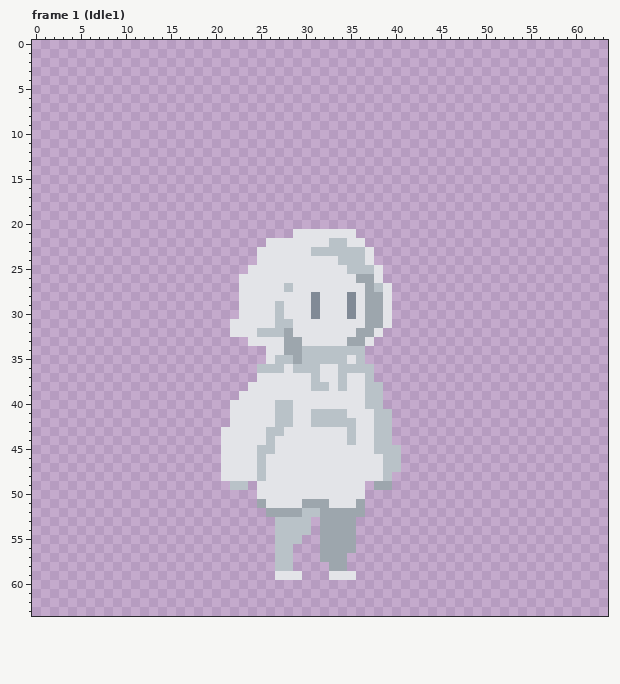
Pixel-art file -- Game Off Game Jam Prototype/Assets/Textures/Character/Character.aseprite. The picture above is the old version.
64x64 pixels, 46 frames. Colours within 5 levels of each other are drawn and written as one. Shown: frame 1 (Idle1). The commit also changed other frames, which this record leaves out.
After the commit:
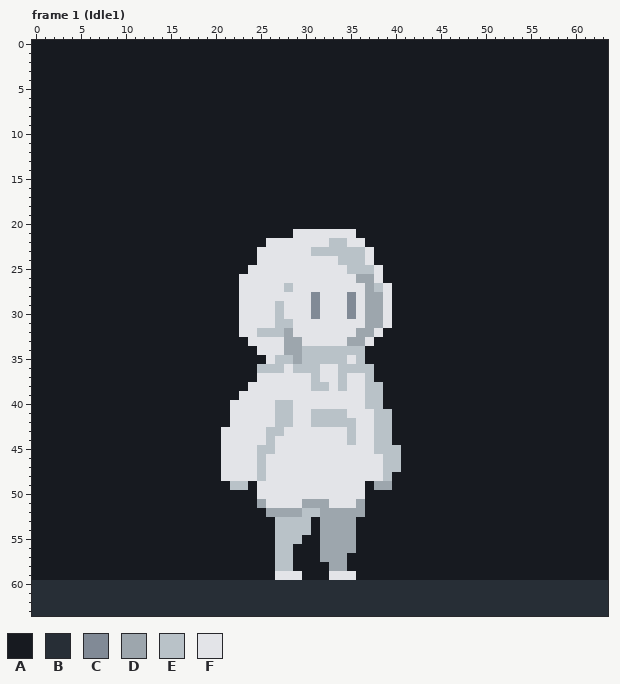
Palette (. is transparent): A #171a20  B #272e36  C #818a96  D #9da6ad  E #b9c2c8  F #e3e4e8
Edits made:
layer "BG" now shown
Frame 1 (Idle1), layers "Layer 3 Copy Copy Copy", "BG":
y 0..20: x 0..63 ................................................................ -> AAAAAAAAAAAAAAAAAAAAAAAAAAAAAAAAAAAAAAAAAAAAAAAAAAAAAAAAAAAAAAAA
y 21: x 0..28 ............................. -> AAAAAAAAAAAAAAAAAAAAAAAAAAAAA; x 36..63 ............................ -> AAAAAAAAAAAAAAAAAAAAAAAAAAAA
y 22: x 0..25 .......................... -> AAAAAAAAAAAAAAAAAAAAAAAAAA; x 37..63 ........................... -> AAAAAAAAAAAAAAAAAAAAAAAAAAA
y 23..24: x 0..24 ......................... -> AAAAAAAAAAAAAAAAAAAAAAAAA; x 38..63 .......................... -> AAAAAAAAAAAAAAAAAAAAAAAAAA
y 25: x 0..23 ........................ -> AAAAAAAAAAAAAAAAAAAAAAAA; x 39..63 ......................... -> AAAAAAAAAAAAAAAAAAAAAAAAA
y 26: x 0..22 ....................... -> AAAAAAAAAAAAAAAAAAAAAAA; x 39..63 ......................... -> AAAAAAAAAAAAAAAAAAAAAAAAA
y 27..30: x 0..22 ....................... -> AAAAAAAAAAAAAAAAAAAAAAA; x 40..63 ........................ -> AAAAAAAAAAAAAAAAAAAAAAAA
y 31: x 0..22 ......................F -> AAAAAAAAAAAAAAAAAAAAAAA; x 40..63 ........................ -> AAAAAAAAAAAAAAAAAAAAAAAA
y 32: x 0..22 ......................F -> AAAAAAAAAAAAAAAAAAAAAAA; x 39..63 ......................... -> AAAAAAAAAAAAAAAAAAAAAAAAA
y 33: x 0..23 ........................ -> AAAAAAAAAAAAAAAAAAAAAAAA; x 38..63 .......................... -> AAAAAAAAAAAAAAAAAAAAAAAAAA
y 34: x 0..25 .......................... -> AAAAAAAAAAAAAAAAAAAAAAAAAF; x 37..63 ........................... -> AAAAAAAAAAAAAAAAAAAAAAAAAAA
y 35: x 0..25 .......................... -> AAAAAAAAAAAAAAAAAAAAAAAAAA; x 37..63 ........................... -> AAAAAAAAAAAAAAAAAAAAAAAAAAA
y 36..37: x 0..24 ......................... -> AAAAAAAAAAAAAAAAAAAAAAAAA; x 38..63 .......................... -> AAAAAAAAAAAAAAAAAAAAAAAAAA
y 38: x 0..23 ........................ -> AAAAAAAAAAAAAAAAAAAAAAAA; x 39..63 ......................... -> AAAAAAAAAAAAAAAAAAAAAAAAA
y 39: x 0..22 ....................... -> AAAAAAAAAAAAAAAAAAAAAAA; x 39..63 ......................... -> AAAAAAAAAAAAAAAAAAAAAAAAA
y 40: x 0..21 ...................... -> AAAAAAAAAAAAAAAAAAAAAA; x 39..63 ......................... -> AAAAAAAAAAAAAAAAAAAAAAAAA
y 41..42: x 0..21 ...................... -> AAAAAAAAAAAAAAAAAAAAAA; x 40..63 ........................ -> AAAAAAAAAAAAAAAAAAAAAAAA
y 43..44: x 0..20 ..................... -> AAAAAAAAAAAAAAAAAAAAA; x 40..63 ........................ -> AAAAAAAAAAAAAAAAAAAAAAAA
y 45..47: x 0..20 ..................... -> AAAAAAAAAAAAAAAAAAAAA; x 41..63 ....................... -> AAAAAAAAAAAAAAAAAAAAAAA
y 48: x 0..20 ..................... -> AAAAAAAAAAAAAAAAAAAAA; x 40..63 ........................ -> AAAAAAAAAAAAAAAAAAAAAAAA
y 49: x 0..21 ...................... -> AAAAAAAAAAAAAAAAAAAAAA; x 24 . -> A; x 37 . -> A; x 40..63 ........................ -> AAAAAAAAAAAAAAAAAAAAAAAA
y 50..51: x 0..24 ......................... -> AAAAAAAAAAAAAAAAAAAAAAAAA; x 37..63 ........................... -> AAAAAAAAAAAAAAAAAAAAAAAAAAA
y 52: x 0..25 .......................... -> AAAAAAAAAAAAAAAAAAAAAAAAAA; x 37..63 ........................... -> AAAAAAAAAAAAAAAAAAAAAAAAAAA
y 53..54: x 0..26 ........................... -> AAAAAAAAAAAAAAAAAAAAAAAAAAA; x 31 . -> A; x 36..63 ............................ -> AAAAAAAAAAAAAAAAAAAAAAAAAAAA
y 55: x 0..26 ........................... -> AAAAAAAAAAAAAAAAAAAAAAAAAAA; x 30..31 .. -> AA; x 36..63 ............................ -> AAAAAAAAAAAAAAAAAAAAAAAAAAAA
y 56: x 0..26 ........................... -> AAAAAAAAAAAAAAAAAAAAAAAAAAA; x 29..31 ... -> AAA; x 36..63 ............................ -> AAAAAAAAAAAAAAAAAAAAAAAAAAAA
y 57: x 0..26 ........................... -> AAAAAAAAAAAAAAAAAAAAAAAAAAA; x 29..31 ... -> AAA; x 35..63 ............................. -> AAAAAAAAAAAAAAAAAAAAAAAAAAAAA
y 58: x 0..26 ........................... -> AAAAAAAAAAAAAAAAAAAAAAAAAAA; x 29..32 .... -> AAAA; x 35..63 ............................. -> AAAAAAAAAAAAAAAAAAAAAAAAAAAAA
y 59: x 0..26 ........................... -> AAAAAAAAAAAAAAAAAAAAAAAAAAA; x 30..32 ... -> AAA; x 36..63 ............................ -> AAAAAAAAAAAAAAAAAAAAAAAAAAAA
y 60..63: x 0..63 ................................................................ -> BBBBBBBBBBBBBBBBBBBBBBBBBBBBBBBBBBBBBBBBBBBBBBBBBBBBBBBBBBBBBBBB
Where, in picture pixels (left, top, right, bottom), the same in both pictures:
changed: (32, 40, 608, 616)
